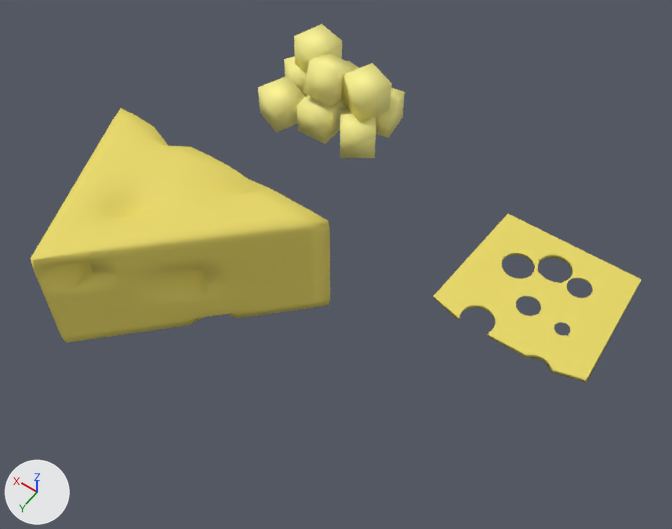
The FBX model working/amy/fbx/LBSR_Cheeses.fbx as it was, and as the next commit left it.
Both versions are drawn from a 50 mm camera at (-7.24, 6.1, 13.38) aimed at (-1.47, -1.98, 0.69). The axes (+X, +Y, +Z) are drawn at lower left. The lights are the same throughout. Where no turn or scale is listed for an object, it has been applied to the vertices.

The first picture shows 'Cheese Block', 'Cheese Cube', 'Cheese Cube.001', 'Cheese Cube.002', 'Cheese Cube.004', 'Cheese Cube.005', 'Cheese Cube.006', 'Cheese Cube.007', 'Cheese Cube.008', 'Cheese Slice'.
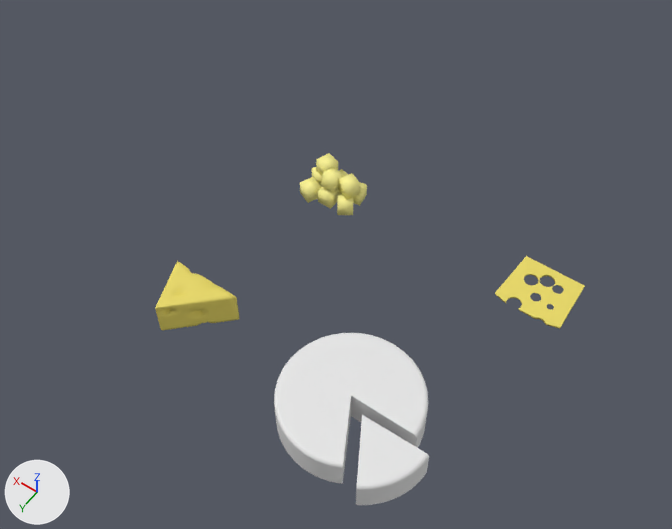
Where the change shows, as pixel boxes [x1, y1, x2, y2] in the pictures (672 x 529 px):
'Cheese Block', moved, rescaled (72% narrower, 70% shorter): before [30, 108, 330, 343]; after [155, 261, 239, 330]
'Cheese Slice', rescaled (56% narrower, 56% shorter): before [434, 214, 642, 382]; after [495, 256, 585, 329]
'Cheddar cheese wheel', added: after [274, 333, 428, 484]
'Cheddar cheese wheel block', added: after [356, 415, 429, 505]
'Cheese Cube.008', moved, rescaled (55% narrower, 53% shorter): before [342, 63, 392, 122]; after [338, 173, 360, 200]
'Cheese Cube.002', moved, rescaled (54% narrower, 53% shorter): before [258, 76, 305, 132]; after [300, 177, 321, 203]
'Cheese Cube.004', moved, rescaled (53% narrower, 52% shorter): before [303, 53, 357, 106]; after [320, 167, 345, 192]
'Cheese Cube', moved, rescaled (53% narrower, 54% shorter): before [297, 95, 345, 144]; after [318, 187, 340, 209]
'Cheese Cube.006', moved, rescaled (54% narrower, 55% shorter): before [340, 108, 376, 158]; after [337, 193, 353, 215]
'Cheese Cube.005', moved, rescaled (53% narrower, 53% shorter): before [294, 24, 342, 74]; after [316, 153, 338, 176]
'Cheese Cube.007', moved, rescaled: before [376, 87, 405, 138]; after [353, 182, 367, 206]
'Cheese Cube.001', moved, rescaled: before [284, 56, 307, 97]; after [311, 167, 323, 187]
'Cheese Cube.003', moved: before [345, 61, 359, 108]; after [339, 169, 348, 193]

The change, as a list of edits to the scene's bpy script:
```text
Add mat_material_002:
    mat_material_002 = principled_material('Material.002')
    mat_material_002.base_color = (0.8, 0.8, 0.8)  # white #e7e7e7
    mat_material_002.roughness = 0.553
Add me_chamfercyl002:
    me_chamfercyl002.from_pydata(...)  # 3042 vertices, 3072 faces; spans x -1.566..-0.359, y 0.125..1.189, z -0.004..0.66
    me_chamfercyl002.materials.append(mat_material_002)  # white #e7e7e7
Add me_chamfercyl001:
    me_chamfercyl001.from_pydata(...)  # 3042 vertices, 3072 faces; spans x -1.24..1.18, y -1.24..1.18, z 0.0..0.66
    me_chamfercyl001.materials.append(mat_material_002)  # white #e7e7e7
Change ob_cheese_cube_004:
    ob_cheese_cube_004.location: (1.32, -5.67, 0.84) -> (-0.18, -3.67, 0.55)
    ob_cheese_cube_004.scale: (0.352, 0.352, 0.352) -> (0.148, 0.148, 0.148)
Change ob_cheese_cube_003:
    ob_cheese_cube_003.location: (1.32, -6.31, 0.1) -> (-0.18, -3.94, 0.24)
Change ob_cheese_cube_002:
    ob_cheese_cube_002.location: (2.19, -5.16, 0.1) -> (0.18, -3.46, 0.24)
    ob_cheese_cube_002.scale: (0.352, 0.352, 0.352) -> (0.148, 0.148, 0.148)
Change ob_cheese_cube_006:
    ob_cheese_cube_006.location: (0.41, -5.36, 0.1) -> (-0.57, -3.54, 0.24)
    ob_cheese_cube_006.scale: (0.352, 0.352, 0.352) -> (0.148, 0.148, 0.148)
Change ob_cheese_block:
    ob_cheese_block.location: (0.0, 0.0, 1.12) -> (0.0, 0.0, 0.29)
    ob_cheese_block.scale: (1.65, 1.65, 1.16) -> (0.49, 0.49, 0.343)
Change ob_cheese_cube_005:
    ob_cheese_cube_005.location: (2.02, -6.23, 0.83) -> (0.11, -3.91, 0.55)
    ob_cheese_cube_005.scale: (0.352, 0.352, 0.352) -> (0.148, 0.148, 0.148)
Change ob_cheese_cube_007:
    ob_cheese_cube_007.location: (0.41, -6.21, 0.1) -> (-0.57, -3.9, 0.24)
    ob_cheese_cube_007.scale: (0.352, 0.352, 0.352) -> (0.148, 0.148, 0.148)
Change ob_cheese_cube_008:
    ob_cheese_cube_008.location: (0.5, -5.78, 0.83) -> (-0.53, -3.72, 0.55)
    ob_cheese_cube_008.scale: (0.352, 0.352, 0.352) -> (0.148, 0.148, 0.148)
Change ob_cheese_cube_001:
    ob_cheese_cube_001.location: (2.26, -6.1, 0.11) -> (0.21, -3.85, 0.25)
    ob_cheese_cube_001.scale: (0.352, 0.352, 0.352) -> (0.148, 0.148, 0.148)
Change ob_cheese_cube:
    ob_cheese_cube.location: (1.32, -5.36, 0.1) -> (-0.18, -3.54, 0.24)
    ob_cheese_cube.scale: (0.352, 0.352, 0.352) -> (0.148, 0.148, 0.148)
Change ob_cheese_slice:
    ob_cheese_slice.scale: (-1.51, -1.37, -0.0457) -> (-0.653, -0.592, -0.0198)
Add ob_cheddar_cheese_wheel_block:
    ob_cheddar_cheese_wheel_block = bpy.data.objects.new('Cheddar cheese wheel block', me_chamfercyl002)
    ob_cheddar_cheese_wheel_block.location = (-3.12, 0.0, 0.0)
Add ob_cheddar_cheese_wheel:
    ob_cheddar_cheese_wheel = bpy.data.objects.new('Cheddar cheese wheel', me_chamfercyl001)
    ob_cheddar_cheese_wheel.location = (-3.12, 0.0, 0.0)
```
